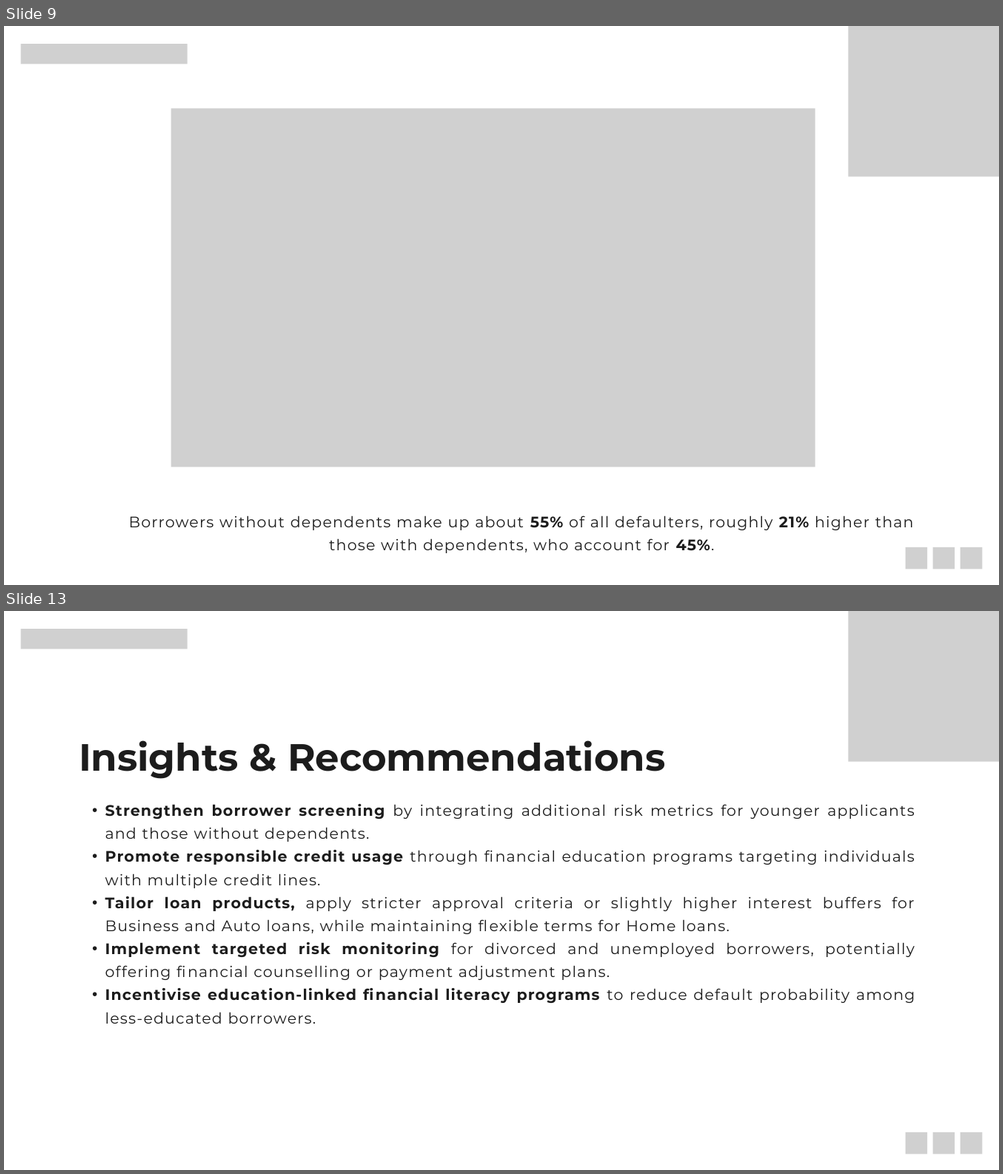
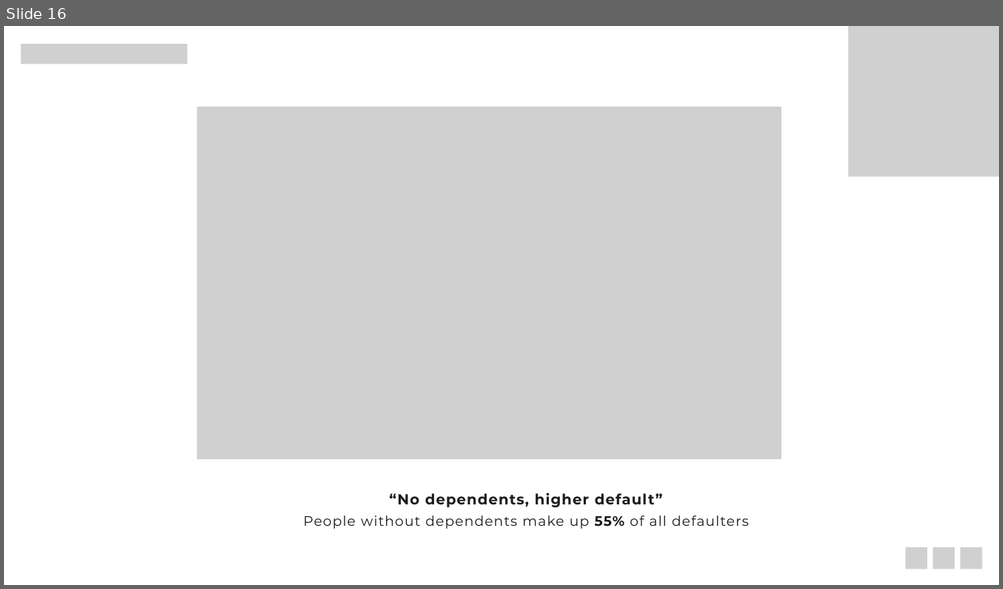
Before and after one commit to aliraza-data/Loan-Default-Risk-Analysis, a slide deck: Presentation/Project_Presentation.pptx. Shown one above the other, each under a label of ours: slides 9 and 13 before the commit, slide 16 after it; the slides between them are not shown. The pictures are 1003x1174 and 1003x589 pixels, drawn with LibreOffice and Linux fonts; fonts in the diff are those of the drawing; grey boxes stand for pictures. Boxes give left, top, right and bottom in pixels: in the first picture for what was removed or moved away, otherwise in the second. Text is boxed around its words. In the diff, an @@ line names an element or a change of style, - is before the commit and + after.

```diff
--- a/Presentation/Project_Presentation.pptx
+++ b/Presentation/Project_Presentation.pptx
@@ slide 13 removed at box(4, 611, 999, 1170), background #FFFFFF @@
@@ picture removed at box(21, 629, 188, 649) @@
@@ picture removed at box(848, 611, 999, 762) @@
@@ text removed at box(79, 741, 665, 779) @@
-Insights & Recommendations
@@ text removed at box(105, 804, 914, 1024) @@
-  • Strengthen borrower screening by integrating additional risk metrics for younger applicants and those without dependents.
-  • Promote responsible credit usage through financial education programs targeting individuals with multiple credit lines.
-  • Tailor loan products, apply stricter approval criteria or slightly higher interest buffers for Business and Auto loans, while maintaining flexible terms for Home loans.
-  • Implement targeted risk monitoring for divorced and unemployed borrowers, potentially offering financial counselling or payment adjustment plans.
-  • Incentivise education-linked financial literacy programs to reduce default probability among less-educated borrowers.
@@ picture removed at box(905, 1133, 927, 1154) @@
@@ picture removed at box(933, 1133, 954, 1154) @@
@@ picture removed at box(960, 1133, 982, 1154) @@
@@ what was slide 9 is now slide 16 @@
@@ slide 16 changed as well @@
@@ picture: place and size @@
-picture at box(171, 109, 814, 468)
+picture at box(197, 107, 781, 460)
@@ text at box(303, 493, 748, 529): text changed; size 22 to 20 pt @@
-Borrowers without dependents make up about 55% of all defaulters, roughly 21% higher than those with dependents, who account for 45%.
+“No dependents, higher default”
+People without dependents make up 55% of all defaulters
```
Also in this commit, not shown: 5 other slides changed, 20 slides added, 8 other slides removed.
